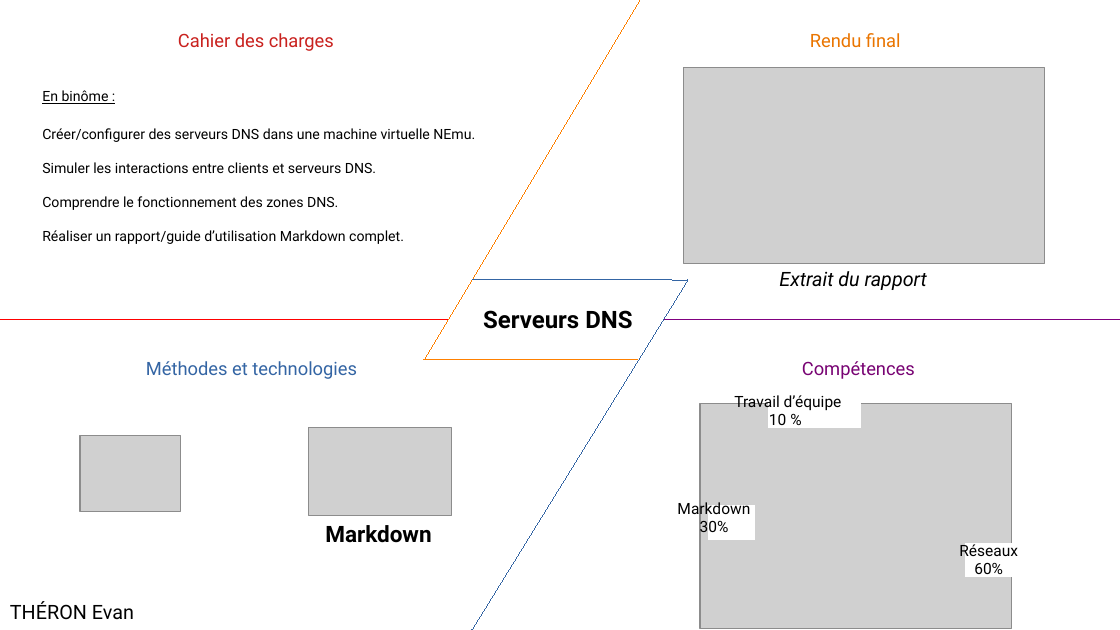
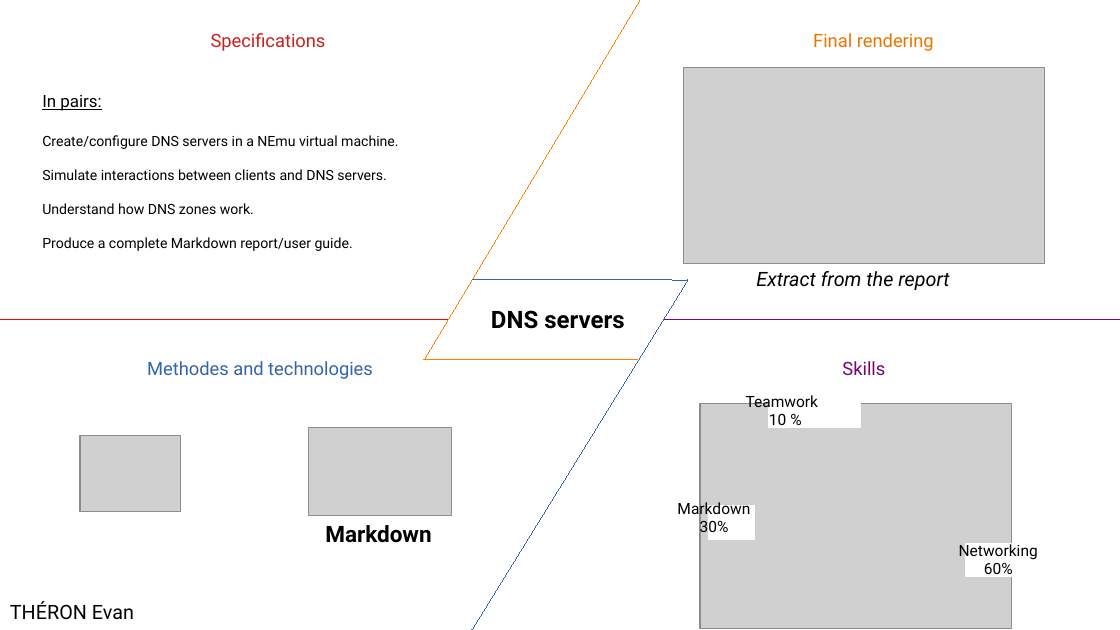
Before and after one commit to evtheron/portfolio, a slide deck: slide 1 of RetEx/Projet_DNS_RetEx.odp. Drawn at 1120x630 pixels with LibreOffice and Linux fonts; fonts in the diff are those of the drawing; grey boxes stand for pictures. Boxes give left, top, right and bottom in pixels: in the first picture for what was removed or moved away, otherwise in the second. Text is boxed around its words. In the diff, an @@ line names an element or a change of style, - is before the commit and + after.

```diff
--- a/RetEx/Projet_DNS_RetEx.odp
+++ b/RetEx/Projet_DNS_RetEx.odp
@@ text at bbox=[211, 33, 326, 51]: text changed @@
-Cahier des charges
+Specifications
@@ text at bbox=[813, 33, 934, 51]: text changed @@
-Rendu final
+Final rendering
@@ text at bbox=[42, 95, 398, 251]: text changed @@
-En binôme :
-Créer/configurer des serveurs DNS dans une machine virtuelle NEmu.
-Simuler les interactions entre clients et serveurs DNS.
-Comprendre le fonctionnement des zones DNS.
-Réaliser un rapport/guide d’utilisation Markdown complet.
+In pairs:
+Create/configure DNS servers in a NEmu virtual machine.
+Simulate interactions between clients and DNS servers.
+Understand how DNS zones work.
+Produce a complete Markdown report/user guide.
@@ text at bbox=[756, 271, 949, 290]: text changed @@
-Extrait du rapport
+Extract from the report
@@ text at bbox=[491, 310, 624, 329]: text changed @@
-Serveurs DNS
+DNS servers
@@ text at bbox=[147, 361, 373, 379]: text changed @@
-Méthodes et technologies
+Methodes and technologies
@@ text at bbox=[842, 361, 885, 375]: text changed @@
-Compétences
+Skills
@@ text at bbox=[746, 395, 819, 411]: text changed @@
-Travail d’équipe
+Teamwork
@@ text at bbox=[959, 542, 1038, 560]: text changed @@
-Réseaux
+Networking
```
Also in this commit, not shown: 32 other files.
